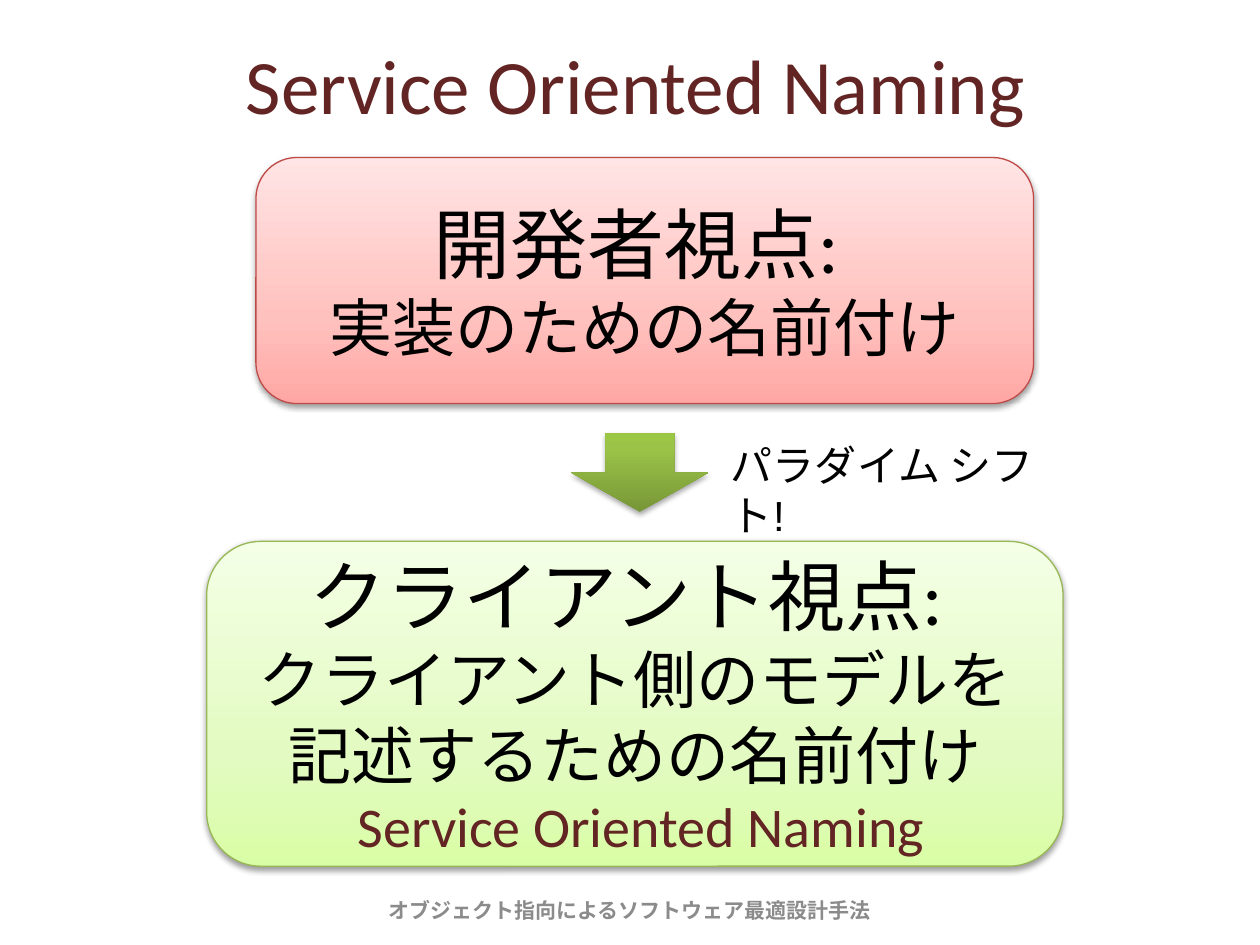
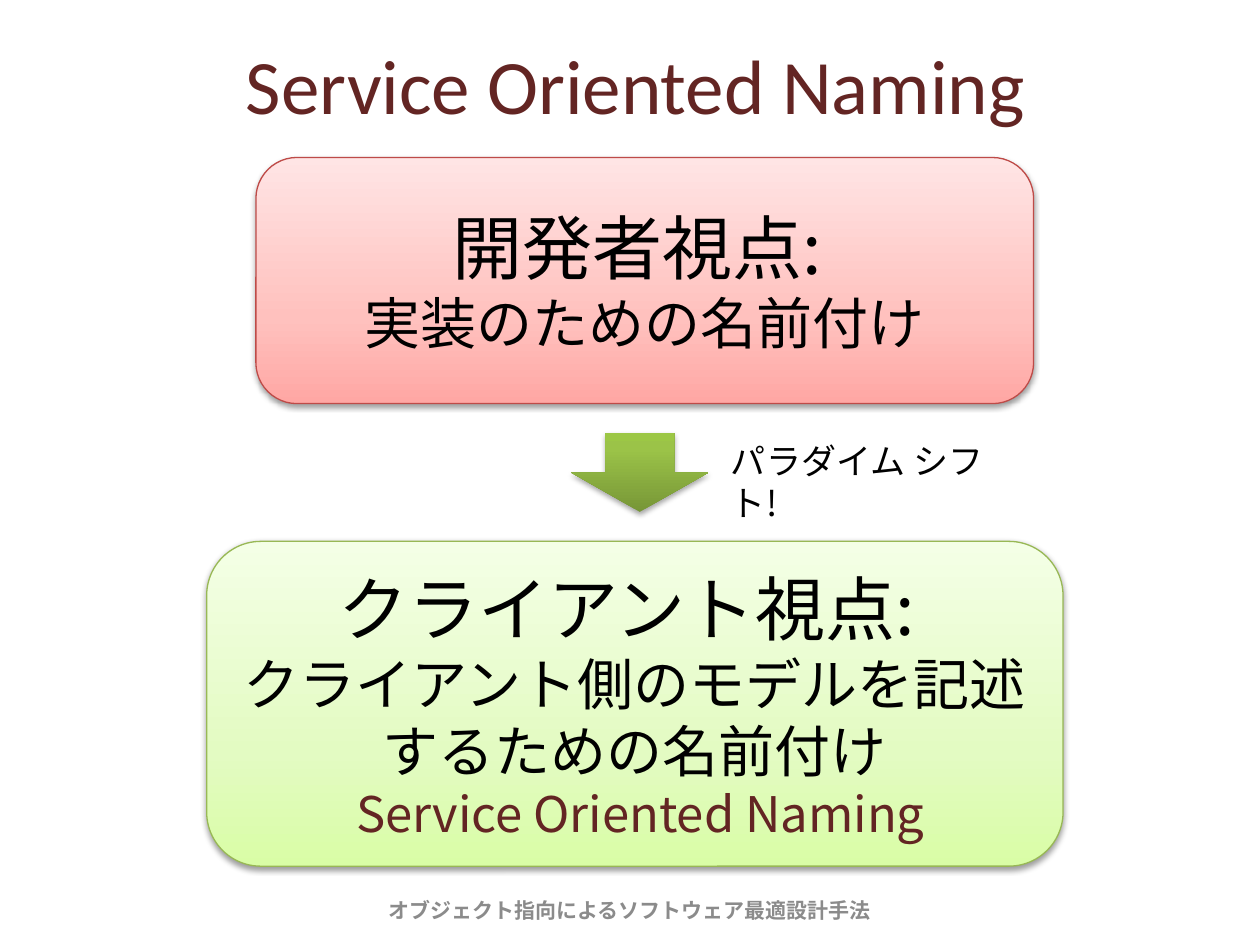
Before and after one commit to Fujiwo/Shos.ProgrammingBestPracticesAndPrinciples, a slide deck: slide 71 of 参考資料/元資料/オブジェクト指向によるソフトウェア最適設計手法 名前編.pptx. Drawn at 1260x945 pixels with LibreOffice and Linux fonts; fonts in the diff are those of the drawing. Boxes give left, top, right and bottom in pixels: in the first picture for what was removed or moved away, otherwise in the second. Text is boxed around its words. In the diff, an @@ line names an element or a change of style, - is before the commit and + after.

```diff
--- a/参考資料/元資料/オブジェクト指向によるソフトウェア最適設計手法 名前編.pptx
+++ b/参考資料/元資料/オブジェクト指向によるソフトウェア最適設計手法 名前編.pptx
@@ rounded rectangle "開発者視点: 実装のための名前付け" at [256,158,1033,403]: size 44 to 40 pt in "開発者視点:"; size 36 to 32 pt in "実装のための名前付け"; font Calibri to Noto Sans CJK JP @@
@@ text "パラダイム シフト!" at [731,444,983,517]: size 24 to 20 pt, font Arial to Noto Sans CJK JP @@
@@ rounded rectangle "クライアント視点: クライアント側のモデルを記述するための名前付け Service Oriented Naming" at [207,542,1063,867]: size 44 to 40 pt in "クライアント視点:"; size 36 to 32 pt in "クライアント側のモデルを記述するための名前付け"; size 32 to 28 pt in "Service Oriented Naming"; font Calibri to Noto Sans CJK JP @@
```
Also in this commit, not shown: 7 other slides changed, 30 other files.
